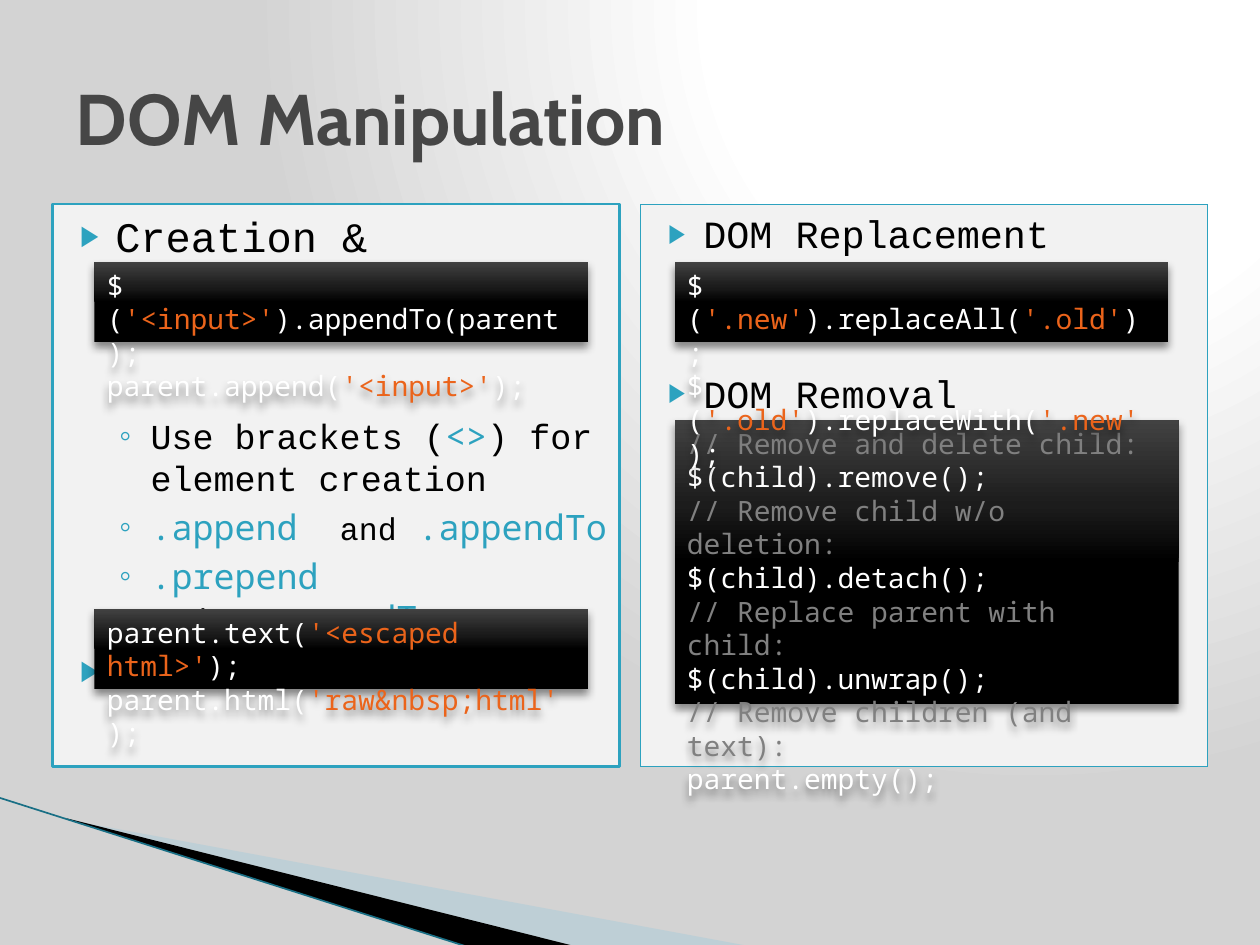
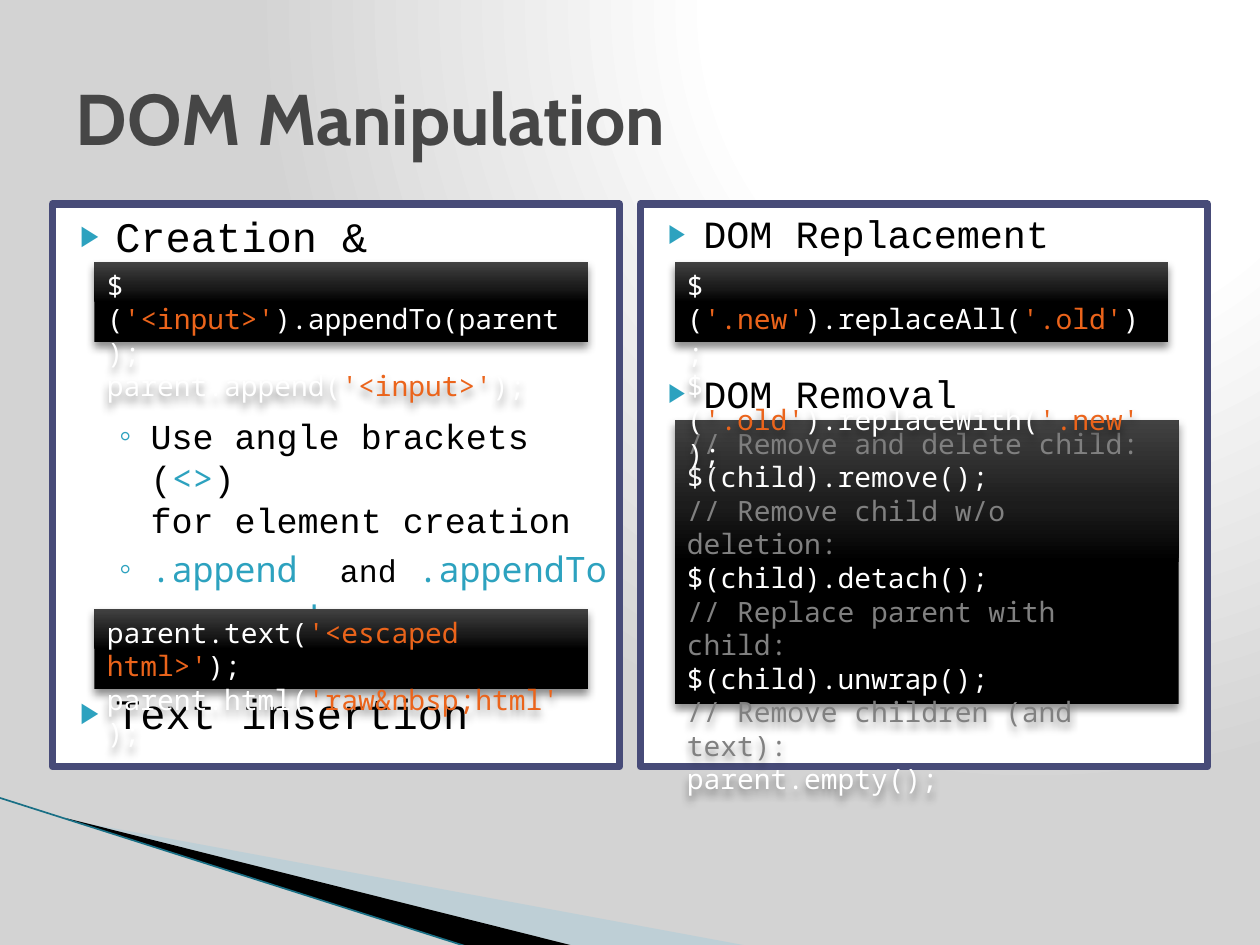
Before and after one commit to j-steve/temp, a slide deck: slide 15 of JavaScript JQuery training.pptx (slide 14 before the commit). Drawn at 1260x945 pixels with LibreOffice and Linux fonts; fonts in the diff are those of the drawing; background and template pictures are left out. Boxes give left, top, right and bottom in pixels: in the first picture for what was removed or moved away, otherwise in the second. Text is boxed around its words. In the diff, an @@ line names an element or a change of style, - is before the commit and + after.

```diff
--- a/JavaScript JQuery training.pptx
+++ b/JavaScript JQuery training.pptx
@@ text "Creation & Insertion" at (53,204,620,766): fill #F2F2F2 to #FFFFFF; outline #2DA2BF 1.5 pt to #474B78 4.33 pt @@
@@ text "DOM Replacement" at (640,204,1207,766): fill #F2F2F2 to #FFFFFF; outline #2DA2BF 0.75 pt to #474B78 4.33 pt @@
@@ text at (151,424,571,534): text changed @@
-  ◦ Use brackets (<>) for element creation
+  ◦ Use angle brackets (<>)
+    for element creation
```
Also in this commit, not shown: 13 other slides changed, 2 slides added, 1 slide removed.
